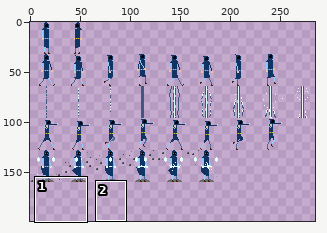
Two versions of one pixel-art file, SkeletonSlayerUnity/Assets/ASSETS_ROOT/animations/main_char/asperite/spritesheet_main.aseprite. Above, an overview of the earlier version with the close-up marked.
Close-up. As it was:
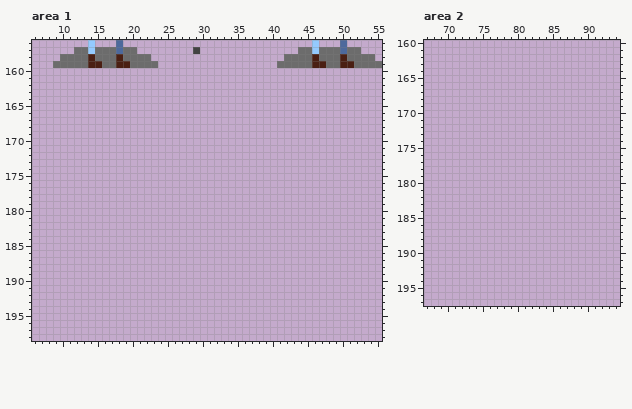
288x320 pixels, 1 frame. Shown: area 1: x 6..55, y 156..198; area 2: x 67..94, y 160..197. The wide view leaves out empty margins.
New version:
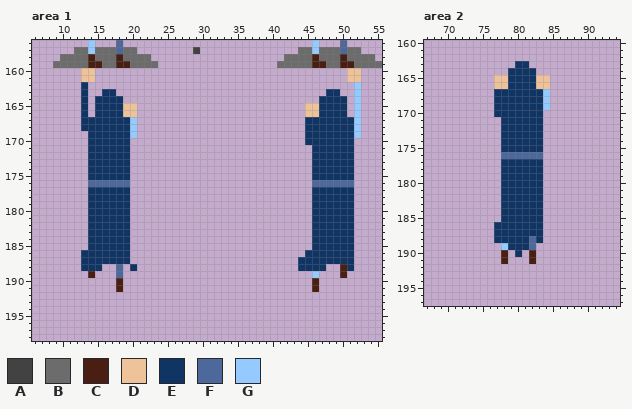
Palette (. is transparent): A #424242  B #6c6c6c  C #4a1f13  D #eec39a  E #103564  F #4d699c  G #94cafe
From old to new:
--- area 1
@@ x 6..55 @@
 159 ...BBBBBCCBBCCBBBB.................BBBBBCCBBCCBBBB
-160 ..................................................
-161 ..................................................
-162 ..................................................
-163 ..................................................
-164 ..................................................
-165 ..................................................
-166 ..................................................
-167 ..................................................
-168 ..................................................
-169 ..................................................
-170 ..................................................
-171 ..................................................
-172 ..................................................
-173 ..................................................
-174 ..................................................
-175 ..................................................
-176 ..................................................
-177 ..................................................
-178 ..................................................
-179 ..................................................
-180 ..................................................
-181 ..................................................
-182 ..................................................
-183 ..................................................
-184 ..................................................
-185 ..................................................
-186 ..................................................
-187 ..................................................
-188 ..................................................
-189 ..................................................
-190 ..................................................
-191 ..................................................
+160 .......DD....................................DD...
+161 .......DD....................................DD...
+162 .......E......................................G...
+163 .......E..EE..............................EE..G...
+164 .......E.EEEE............................EEEE.G...
+165 .......E.EEEEDD........................DDEEEE.G...
+166 .......E.EEEEDD........................DDEEEE.G...
+167 .......EEEEEEEG........................EEEEEEEG...
+168 .......EEEEEEEG........................EEEEEEEG...
+169 ........EEEEEEG........................EEEEEEEG...
+170 ........EEEEEE.........................EEEEEEE....
+171 ........EEEEEE..........................EEEEEE....
+172 ........EEEEEE..........................EEEEEE....
+173 ........EEEEEE..........................EEEEEE....
+174 ........EEEEEE..........................EEEEEE....
+175 ........EEEEEE..........................EEEEEE....
+176 ........FFFFFF..........................FFFFFF....
+177 ........EEEEEE..........................EEEEEE....
+178 ........EEEEEE..........................EEEEEE....
+179 ........EEEEEE..........................EEEEEE....
+180 ........EEEEEE..........................EEEEEE....
+181 ........EEEEEE..........................EEEEEE....
+182 ........EEEEEE..........................EEEEEE....
+183 ........EEEEEE..........................EEEEEE....
+184 ........EEEEEE..........................EEEEEE....
+185 ........EEEEEE..........................EEEEEE....
+186 .......EEEEEEE.........................EEEEEEE....
+187 .......EEEEEEE........................EEEEEEEE....
+188 .......EEE..F.E.......................EEEE..CE....
+189 ........C...F...........................G...C.....
+190 ............C...........................C.........
+191 ............C...........................C.........
 192 ..................................................
--- area 2
@@ x 75..86 @@
 162 ............
-163 ............
-164 ............
-165 ............
-166 ............
-167 ............
-168 ............
-169 ............
-170 ............
-171 ............
-172 ............
-173 ............
-174 ............
-175 ............
-176 ............
-177 ............
-178 ............
-179 ............
-180 ............
-181 ............
-182 ............
-183 ............
-184 ............
-185 ............
-186 ............
-187 ............
-188 ............
-189 ............
-190 ............
-191 ............
+163 .....EE.....
+164 ....EEEE....
+165 ..DDEEEEDD..
+166 ..DDEEEEDD..
+167 ..EEEEEEEG..
+168 ..EEEEEEEG..
+169 ..EEEEEEEG..
+170 ..EEEEEEE...
+171 ...EEEEEE...
+172 ...EEEEEE...
+173 ...EEEEEE...
+174 ...EEEEEE...
+175 ...EEEEEE...
+176 ...FFFFFF...
+177 ...EEEEEE...
+178 ...EEEEEE...
+179 ...EEEEEE...
+180 ...EEEEEE...
+181 ...EEEEEE...
+182 ...EEEEEE...
+183 ...EEEEEE...
+184 ...EEEEEE...
+185 ...EEEEEE...
+186 ..EEEEEEE...
+187 ..EEEEEEE...
+188 ..EEEEEFE...
+189 ...GEEEF....
+190 ...C.E.C....
+191 ...C...C....
 192 ............
